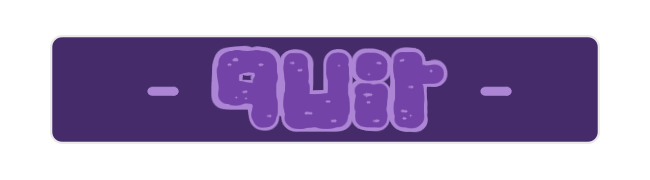
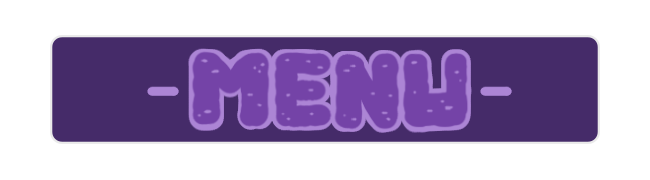
Comparing the layer stacks of the two (650, 180) images. Changes:
added layer "MenuText" above "MenuTextBackground" over 191, 51, 469, 130
added layer "MenuTextBackground" above "QuitText" over 188, 48, 472, 133
hid "QuitText" over 216, 50, 444, 129
hid "QuitTextBackground" over 188, 45, 472, 133
